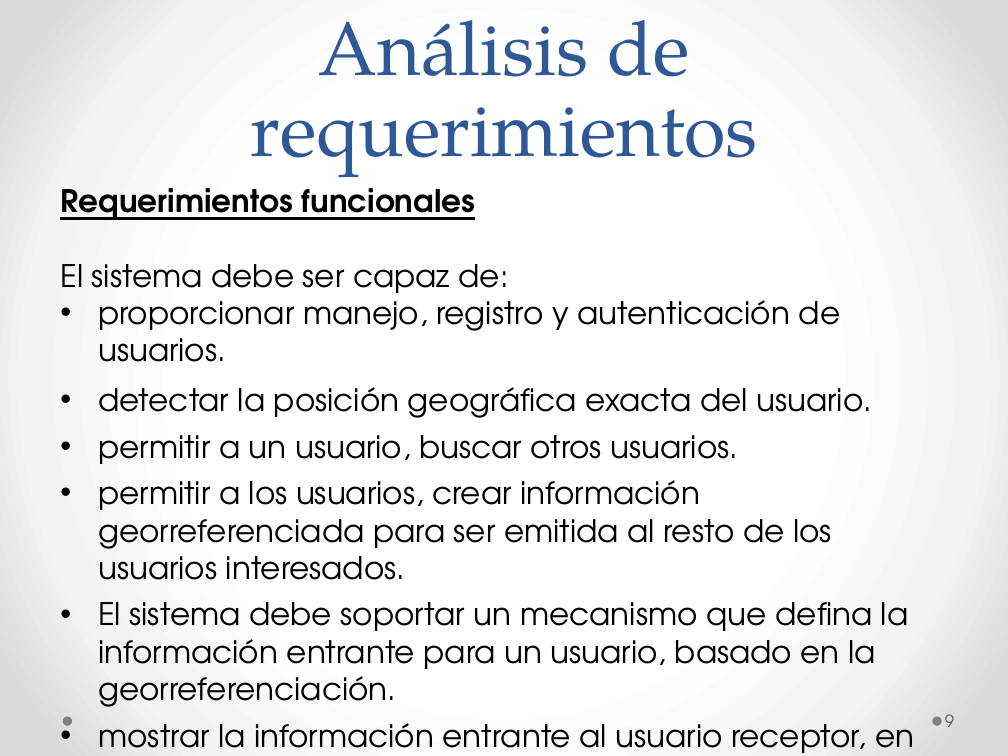
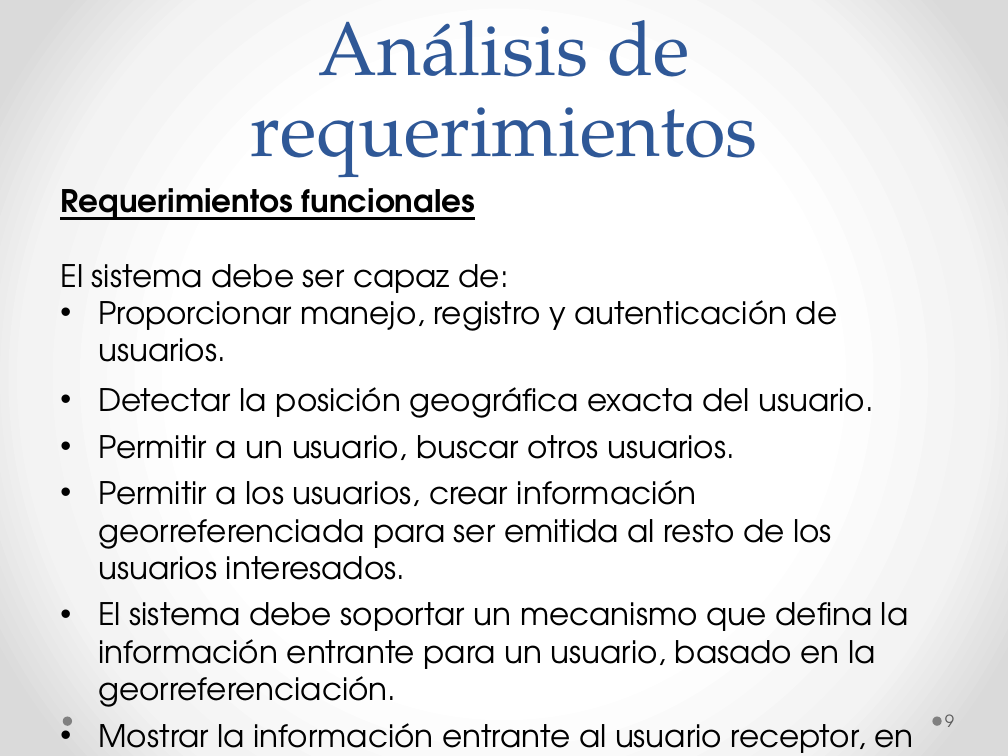
Before and after one commit to ygd182/placeon, a slide deck: slide 9 of Informes/PlaceOn.pptx. Drawn at 1008x756 pixels with LibreOffice and Linux fonts; fonts in the diff are those of the drawing. Boxes give left, top, right and bottom in pixels: in the first picture for what was removed or moved away, otherwise in the second. Text is boxed around its words. In the diff, an @@ line names an element or a change of style, - is before the commit and + after.

```diff
--- a/Informes/PlaceOn.pptx
+++ b/Informes/PlaceOn.pptx
@@ text at box(98, 292, 874, 580): text changed @@
-• proporcionar manejo, registro y autenticación de usuarios.
-• detectar la posición geográfica exacta del usuario.
-• permitir a un usuario, buscar otros usuarios.
-• permitir a los usuarios, crear información georreferenciada para ser emitida al resto de los usuarios interesados.
+• Proporcionar manejo, registro y autenticación de usuarios.
+• Detectar la posición geográfica exacta del usuario.
+• Permitir a un usuario, buscar otros usuarios.
+• Permitir a los usuarios, crear información georreferenciada para ser emitida al resto de los usuarios interesados.
@@ text at box(98, 723, 913, 753): text changed @@
-• mostrar la información entrante al usuario receptor, en forma de alerta visual y georreferenciada.
+• Mostrar la información entrante al usuario receptor, en forma de alerta visual y georreferenciada.
```
Also in this commit, not shown: 4 other slides changed.
